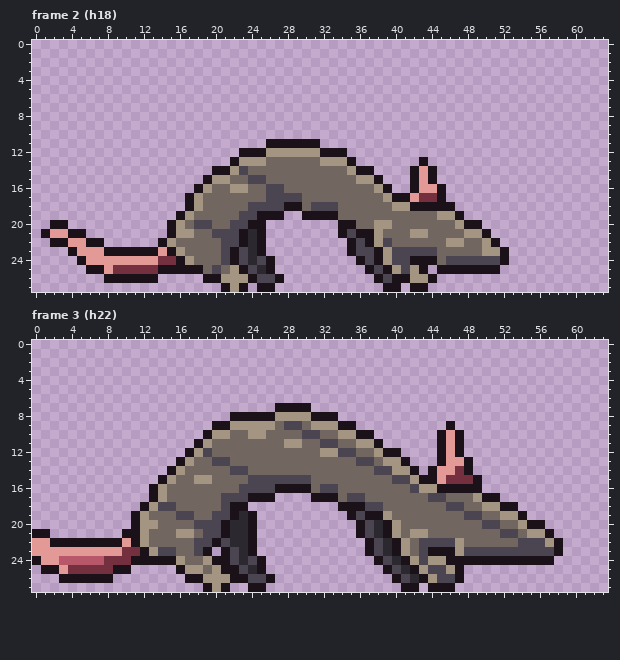
Pixel-art file -- assets/source/characters/rat/rat_size_study.ase. That is the earlier state.
64x28 pixels, 3 frames. Shown: frame 2 (h18), frame 3 (h22). The commit also changed other frames, which this record leaves out.
The result:
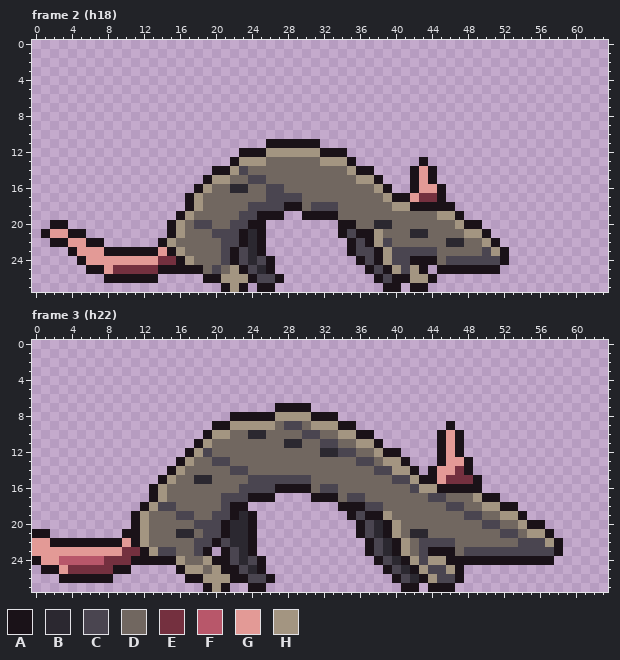
Palette (. is transparent): A #1a1218  B #2b2830  C #4a4550  D #716760  E #74303f  F #b8576a  G #e39a96  H #a39581
Diff:
Frame 2 (h18):
The author changed colour H to colour B in row 16 at x 22 to 23; in row 20 at x 38 to 39; in row 21 at x 42 to 43; in row 22 at x 46 to 47.
The author changed colour H to colour C in row 23 at x 50.
The author changed colour H to colour D in row 21 at x 17.
Frame 3 (h22):
The author changed colour H to colour B in row 10 at x 24 to 25; in row 11 at x 28 to 29; in row 12 at x 32 to 33; in row 15 at x 18 to 19; in row 21 at x 16 to 17 and 42 to 43.
The author changed colour H to colour D in row 20 at x 13; in rows 22 to 23 at x 47.
Pixel boxes of the changes (left, top, right, bottom) in both pictures:
changed: (230, 184, 248, 193)
changed: (374, 220, 491, 256)
changed: (185, 229, 194, 238)
changed: (248, 430, 338, 457)
changed: (194, 475, 212, 484)
changed: (149, 520, 194, 538)
changed: (410, 529, 464, 556)
